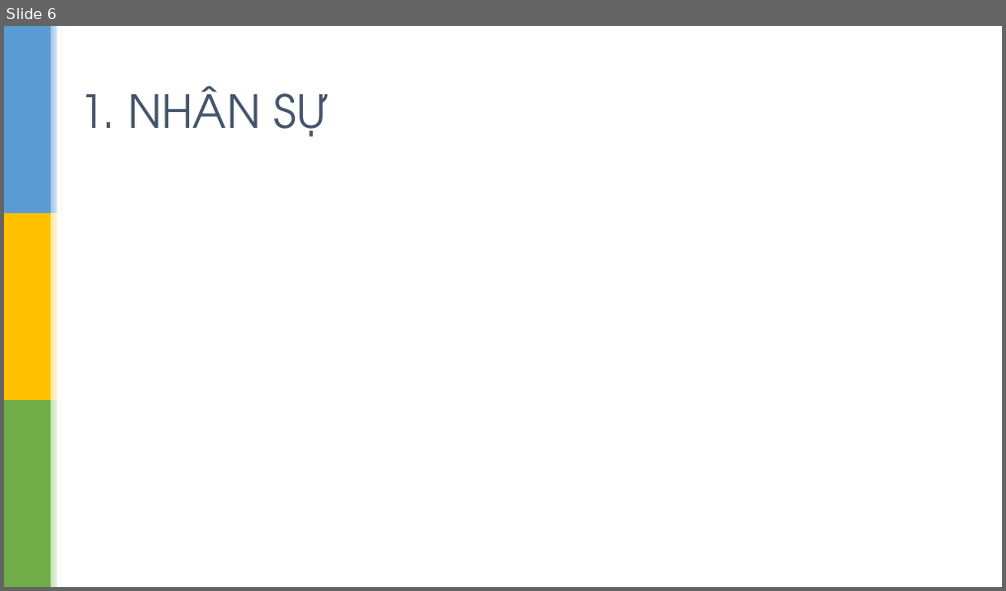
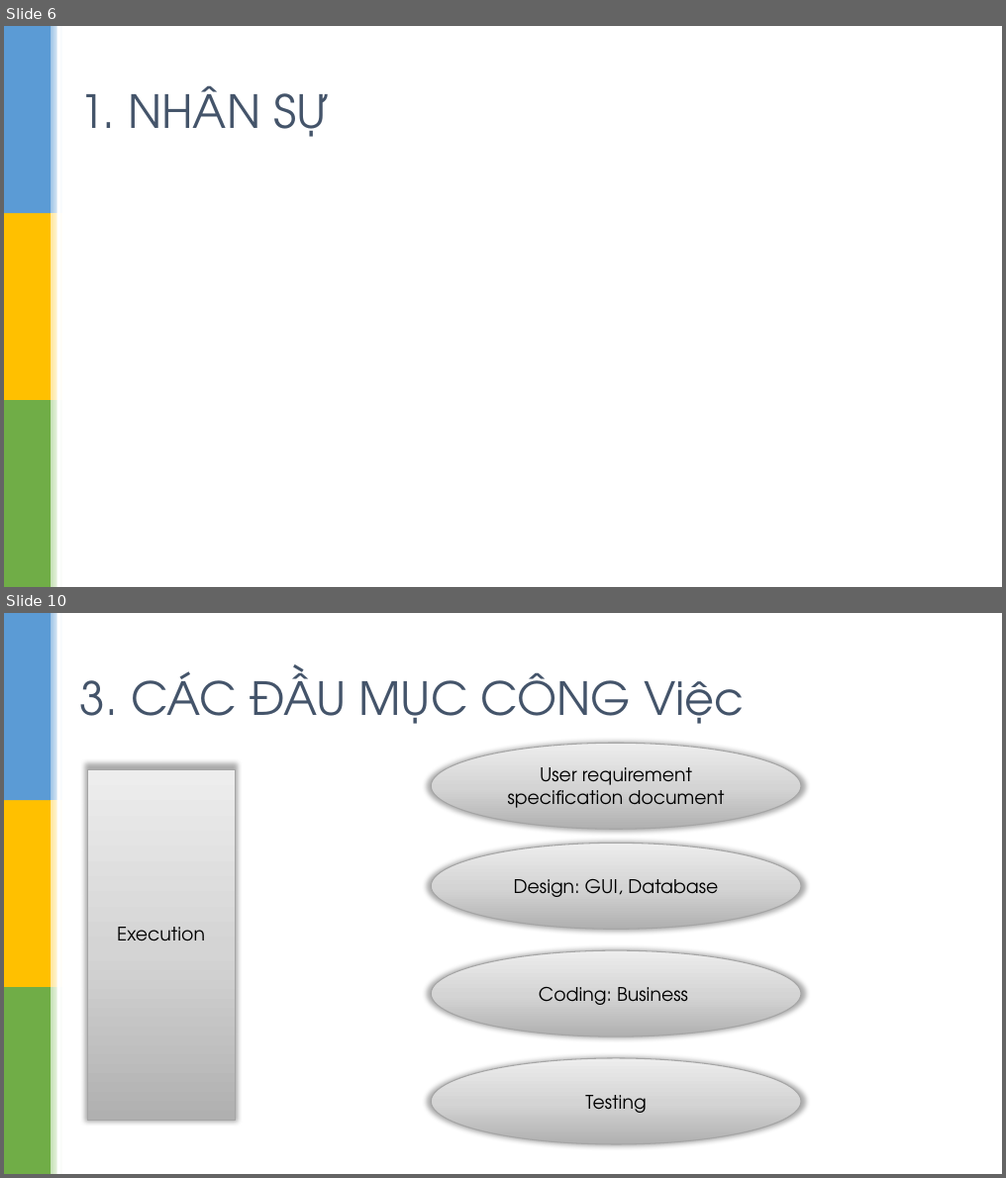
Before and after one commit to sondc/SWM_Project, a slide deck: Document/Slide_Project.pptx. Shown one above the other, each under a label of ours: slide 6 before the commit, slides 6 and 10 after it; the slides between them are not shown. The pictures are 1006x591 and 1006x1178 pixels, drawn with LibreOffice and Linux fonts; fonts in the diff are those of the drawing; background and template pictures are left out. Boxes give left, top, right and bottom in pixels: in the first picture for what was removed or moved away, otherwise in the second. Text is boxed around its words. In the diff, an @@ line names an element or a change of style, - is before the commit and + after.

```diff
--- a/Document/Slide_Project.pptx
+++ b/Document/Slide_Project.pptx
@@ slide 10 added at (4,613,1002,1174), background picture (left out); not listed: 7 template elements that a slide beside it also shows @@
@@ title added at (80,666,745,724), 44 pt, text #44546A @@
+3. CÁC ĐẦU MỤC CÔNG Việc
@@ ellipse added at (431,744,801,830), fill gradient #B1B1B1 to #D5D5D5 to #EDEDED, outline #A5A5A5 1 pt, 18 pt, text #000000 @@
+User requirement specification document
@@ rectangle added at (87,770,235,1121), fill gradient #B1B1B1 to #D5D5D5 to #EDEDED, outline #A5A5A5 1 pt, 18 pt, text #000000 @@
+Execution
@@ ellipse added at (431,843,801,929), fill gradient #B1B1B1 to #D5D5D5 to #EDEDED, outline #A5A5A5 1 pt, 18 pt, text #000000 @@
+Design: GUI, Database
@@ ellipse added at (431,951,801,1037), fill gradient #B1B1B1 to #D5D5D5 to #EDEDED, outline #A5A5A5 1 pt, 18 pt, text #000000 @@
+Coding: Business
@@ ellipse added at (431,1059,801,1145), fill gradient #B1B1B1 to #D5D5D5 to #EDEDED, outline #A5A5A5 1 pt, 18 pt, text #000000 @@
+Testing
```
Also in this commit, not shown: 2 slides changed, 3 other slides added, 1 slide removed.
